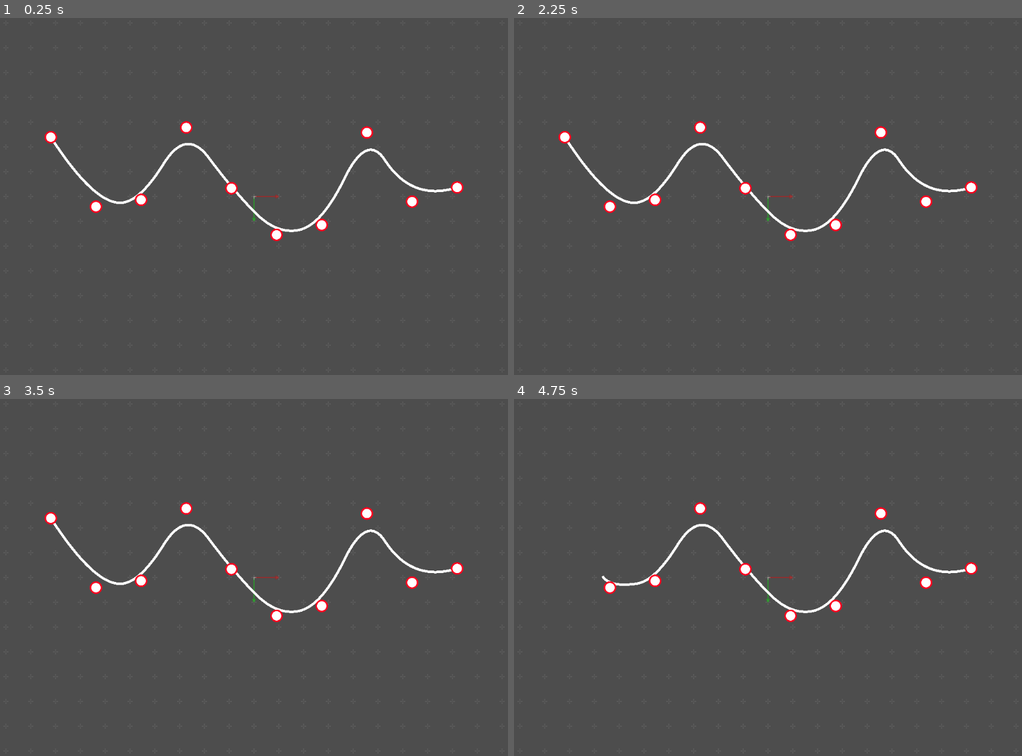
Above: before the commit, frames 1-4 (two rows, left to right).
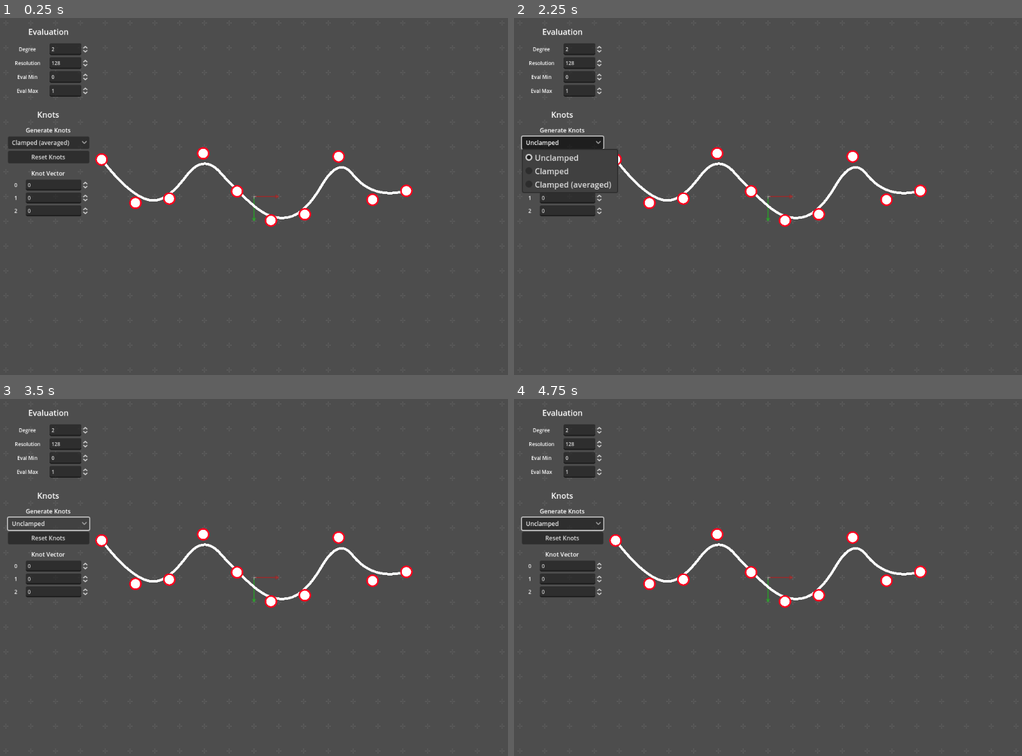
Above: after the commit, the same moments.

Repository: rapfamily4/B-spline-editor
Game: Godot game, scene res://scenes/editor.tscn
Two runs of this game, one before a commit and one after it. Both use one fixed random seed, a clock stepped at 60 frames per second and the inputs below.
Inputs (mouse positions are in pixels of both pictures, inside the frame that each line leads up to):
- Up to frame 1 (0.25 s): no input
- Up to frame 2 (2.25 s): click (564, 142) at 0.5 s, where only the run after the commit has a clickable "Clamped (averaged)"; click (564, 157) at 1.25 s, where only the run after the commit has a clickable "Reset Knots"; click (564, 142) at 2 s, where only the run after the commit has a clickable "Unclamped"
- Up to frame 3 (3.5 s): click (50, 523) at 2.75 s, where only the run after the commit has a clickable "Unclamped"
- Up to frame 4 (4.75 s): click (564, 523) at 3.5 s, where only the run after the commit has a clickable "Unclamped"; tap Enter at 4.25 s; drag from (564, 516) to (610, 588) at 4.27 s

The runs differ from the first frame. In frame 1, 5.7% of the frame differs, in the area x 1-92%, y 3-63%; in frame 2, 5.3%; in frame 3, 5.4%; in frame 4, 5.7%.

Commit message:
Working on UI.

Diff:
--- a/scenes/editor.tscn
+++ b/scenes/editor.tscn
@@ -1,14 +1,22 @@
-[gd_scene load_steps=3 format=3 uid="uid://c54q2t3y8qrgv"]
+[gd_scene load_steps=6 format=3 uid="uid://c54q2t3y8qrgv"]
 
 [ext_resource type="PackedScene" uid="uid://c88kfao0yffie" path="res://scenes/workbench/workbench.tscn" id="1_0hxwl"]
+[ext_resource type="Script" path="res://scenes/editor_controller.gd" id="1_r6upe"]
 [ext_resource type="Script" path="res://scenes/draggable.gd" id="2_ahe6d"]
+[ext_resource type="PackedScene" uid="uid://b76gwna6pijs8" path="res://scenes/ui/ui.tscn" id="3_pkvle"]
+[ext_resource type="PackedScene" uid="uid://bmut4nt2aqqcq" path="res://scenes/spline/spline.tscn" id="4_h3hoy"]
 
 [node name="Editor" type="Node2D"]
+script = ExtResource("1_r6upe")
 
-[node name="Workbench" parent="." instance=ExtResource("1_0hxwl")]
-
-[node name="Camera2D" type="Camera2D" parent="."]
+[node name="Camera" type="Camera2D" parent="."]
 script = ExtResource("2_ahe6d")
 button_to_press = 2
 mouse_must_be_over = false
 invert_mouse_delta = true
+
+[node name="Workbench" parent="." instance=ExtResource("1_0hxwl")]
+
+[node name="Spline" parent="." instance=ExtResource("4_h3hoy")]
+
+[node name="UI" parent="." instance=ExtResource("3_pkvle")]
--- /dev/null
+++ b/scenes/editor_controller.gd
@@ -0,0 +1,56 @@
+extends Node2D
+
+@onready var spline: Spline = $Spline
+@onready var ui: UI = $UI
+@onready var knot_display_scene: PackedScene = preload("res://scenes/ui/knot_display.tscn")
+
+
+func _ready() -> void:
+	ui.degree_display.spin_box.value = spline.spline_degree
+	ui.degree_display.value_edited.connect(_on_degree_display_edited)
+
+	ui.resolution_display.spin_box.value = spline.spline_resolution
+	ui.resolution_display.value_edited.connect(_on_resolution_display_edited)
+
+	ui.eval_min_display.spin_box.value = spline.evaluation_min
+	ui.eval_max_display.spin_box.value = spline.evaluation_max
+	ui.eval_min_display.value_edited.connect(_on_min_display_edited)
+	ui.eval_max_display.value_edited.connect(_on_max_display_edited)
+	spline.evaluation_min_changed.connect(_on_evaluation_min_changed)
+	spline.evaluation_max_changed.connect(_on_evaluation_max_changed)
+
+# Handling signals from Spline.
+func _on_evaluation_min_changed(value: float) -> void:
+	ui.eval_min_display.spin_box.set_value_no_signal(value)
+	_update_eval_range()
+
+func _on_evaluation_max_changed(value: float) -> void:
+	ui.eval_max_display.spin_box.set_value_no_signal(value)
+	_update_eval_range()
+
+# Handling signals from UI.
+func _on_degree_display_edited(value: float) -> void:
+	spline.spline_degree = int(value)
+	spline.generate_knots()
+	spline.update_curve()
+
+func _on_resolution_display_edited(value: float) -> void:
+	spline.spline_resolution = int(value)
+	spline.update_curve()
+
+func _on_min_display_edited(value: float) -> void:
+	spline.evaluation_min = value
+	spline.update_curve()
+	_update_eval_range()
+
+func _on_max_display_edited(value: float) -> void:
+	spline.evaluation_max = value
+	spline.update_curve()
+	_update_eval_range()
+
+# Support functions.
+func _update_eval_range() -> void:
+	ui.eval_min_display.spin_box.min_value = spline.knots[spline.spline_degree]
+	ui.eval_min_display.spin_box.max_value = spline.evaluation_max
+	ui.eval_max_display.spin_box.min_value = spline.evaluation_min
+	ui.eval_max_display.spin_box.max_value = spline.knots[spline.CONTROL_POINTS_COUNT]
--- a/scenes/spline/spline.gd
+++ b/scenes/spline/spline.gd
@@ -1,6 +1,16 @@
 extends Node2D
+class_name Spline
 
-const SPLINE_DEGREE: int = 2 # k
+signal evaluation_min_changed(value: float)
+signal evaluation_max_changed(value: float)
+signal knot_vector_changed(knots: Array[float])
+
+enum KnotsGenerationMode {
+	Unclamped,
+	Clamped,
+	ClampedAveraged,
+}
+
 const CONTROL_POINTS_COUNT: int = 10 # n
 # m = n + k = knots.size - 1
 
@@ -8,11 +18,10 @@
 @onready var control_points_tree: Node2D = $ControlPoints
 @onready var control_point_scene: PackedScene = preload("res://scenes/control_point/control_point.tscn")
 
-var spline_resolution: int = 256:
-	set(value):
-		spline_resolution = value
-		update_curve(value)
+var spline_degree: int = 2 # k
+var spline_resolution: int = 128
 var knots: Array[float] # It must be normalized in the interval [0, 1].
+var knots_generation_mode: KnotsGenerationMode = KnotsGenerationMode.ClampedAveraged
 var evaluation_min: float = -INF # a
 var evaluation_max: float = INF # b
 
@@ -20,12 +29,12 @@
 func _ready():
 	var window_resolution: Vector2 = get_window().size
 	for i: int in range(CONTROL_POINTS_COUNT):
-		var new_x: float = lerpf(-window_resolution.x * 0.4, window_resolution.x * 0.4, float(i) / float(CONTROL_POINTS_COUNT - 1))
-		var new_y: float = randf_range(-window_resolution.y * 0.2, window_resolution.y * 0.2)
+		var new_x: float = lerpf(-window_resolution.x * 0.3, window_resolution.x * 0.3, float(i) / float(CONTROL_POINTS_COUNT - 1))
+		var new_y: float = randf_range(-window_resolution.y * 0.125, window_resolution.y * 0.125)
 		add_control_point(Vector2(new_x, new_y))
 
-	generate_knots(true, true)
-	update_curve(spline_resolution)
+	generate_knots()
+	update_curve()
 
 func _process(_delta):
 	pass
@@ -36,49 +45,54 @@
 	new_point.control_point_moved.connect(update_curve, spline_resolution)
 	control_points_tree.add_child(new_point)
 
-func generate_knots(clamped: bool = false, averaged_internal_knots: bool = false) -> void:
-	for i: int in range(CONTROL_POINTS_COUNT + SPLINE_DEGREE + 1):
-		if clamped:
-			if i in range(SPLINE_DEGREE + 1):
+func generate_knots() -> void:
+	knots.clear()
+	for i: int in range(CONTROL_POINTS_COUNT + spline_degree + 1):
+		if knots_generation_mode != KnotsGenerationMode.Unclamped:
+			if i in range(spline_degree + 1):
 				knots.append(0)
-			elif i in range(CONTROL_POINTS_COUNT, CONTROL_POINTS_COUNT + SPLINE_DEGREE + 1):
+			elif i in range(CONTROL_POINTS_COUNT, CONTROL_POINTS_COUNT + spline_degree + 1):
 				knots.append(1)
-			elif averaged_internal_knots:
+			elif knots_generation_mode == KnotsGenerationMode.ClampedAveraged:
 				# De Boor's parameter averaging; parameters are generated on the fly.
 				var sum: float = 0
-				for j: int in range(i - SPLINE_DEGREE, i):
+				for j: int in range(i - spline_degree, i):
 					sum += float(j) / float(CONTROL_POINTS_COUNT - 1)
-				knots.append(sum / float(SPLINE_DEGREE))
+				knots.append(sum / float(spline_degree))
 			else:
-				knots.append(float(i - SPLINE_DEGREE) / float(CONTROL_POINTS_COUNT - SPLINE_DEGREE))
+				knots.append(float(i - spline_degree) / float(CONTROL_POINTS_COUNT - spline_degree))
 		else:
-			knots.append(float(i) / float(CONTROL_POINTS_COUNT + SPLINE_DEGREE))
+			knots.append(float(i) / float(CONTROL_POINTS_COUNT + spline_degree))
 		print("Generated knot #" + str(i) + ":\t\t" + str(knots[i]))
 
-	evaluation_min = knots[SPLINE_DEGREE]
-	evaluation_max = knots[CONTROL_POINTS_COUNT]
+	if evaluation_min < knots[spline_degree]:
+		evaluation_min = knots[spline_degree]
+		evaluation_min_changed.emit(evaluation_min)
+	if evaluation_max > knots[CONTROL_POINTS_COUNT]:
+		evaluation_max = knots[CONTROL_POINTS_COUNT]
+		evaluation_max_changed.emit(evaluation_max)
 	print("Set evaluation range:\t[" + str(evaluation_min) + ", " + str(evaluation_max) + "]")
 
-func update_curve(resolution: int = 256) -> void:
+func update_curve() -> void:
 	line_renderer.clear_points()
-	for i: int in range(resolution):
-		var evaluation_point: float = lerpf(evaluation_min, evaluation_max, float(i) / float(resolution - 1))
+	for i: int in range(spline_resolution):
+		var evaluation_point: float = lerpf(evaluation_min, evaluation_max, float(i) / float(spline_resolution - 1))
 		line_renderer.add_point(evaluate_curve(evaluation_point))
 
 func evaluate_curve(evaluation_point: float) -> Vector2:
 	assert(evaluation_min <= evaluation_point and evaluation_point <= evaluation_max)
-	for j: int in range(SPLINE_DEGREE, CONTROL_POINTS_COUNT):
+	for j: int in range(spline_degree, CONTROL_POINTS_COUNT):
 		if knots[j] <= evaluation_point and evaluation_point < knots[j + 1]:
-			return de_boor_cox(j, SPLINE_DEGREE, evaluation_point)
+			return de_boor_cox(j, spline_degree, evaluation_point)
 	return control_points_tree.get_child(CONTROL_POINTS_COUNT - 1).position
 
 func aux(control_point: int, degree: int, evaluation_point: float) -> float:
 	return ((evaluation_point - knots[control_point])
-			/ (knots[control_point + SPLINE_DEGREE + 1 - degree] - knots[control_point]))
+			/ (knots[control_point + spline_degree + 1 - degree] - knots[control_point]))
 
 func de_boor_cox(control_point: int, degree: int, evaluation_point: float) -> Vector2:
 	assert(0 <= control_point and control_point < CONTROL_POINTS_COUNT)
-	assert(0 <= degree and degree <= SPLINE_DEGREE)
+	assert(0 <= degree and degree <= spline_degree)
 	if degree == 0:
 		return control_points_tree.get_child(control_point).position
 	var aux_val: float = aux(control_point, degree, evaluation_point)
--- /dev/null
+++ b/scenes/ui/knot_display.gd
@@ -0,0 +1,14 @@
+extends NumberDisplay
+class_name KnotDisplay
+
+signal knot_edited(index: int, value: float)
+
+var _knot_index: int = -1
+
+
+func set_knot_index(index: int) -> void:
+	_knot_index = index
+
+func _on_value_changed(value: float) -> void:
+	super._on_value_changed(value)
+	knot_edited.emit(_knot_index, value)
--- /dev/null
+++ b/scenes/ui/knot_display.tscn
@@ -0,0 +1,13 @@
+[gd_scene load_steps=3 format=3 uid="uid://bsk4guawix38j"]
+
+[ext_resource type="PackedScene" uid="uid://bcmfe1ygw6dxc" path="res://scenes/ui/number_display.tscn" id="1_0tjbt"]
+[ext_resource type="Script" path="res://scenes/ui/knot_display.gd" id="1_kyyrb"]
+
+[node name="KnotDisplay" instance=ExtResource("1_0tjbt")]
+script = ExtResource("1_kyyrb")
+
+[node name="Label" parent="." index="0"]
+custom_minimum_size = Vector2(32, 20)
+
+[node name="SpinBox" parent="." index="1"]
+custom_minimum_size = Vector2(128, 20)
--- /dev/null
+++ b/scenes/ui/number_display.gd
@@ -0,0 +1,25 @@
+extends HBoxContainer
+class_name NumberDisplay
+
+signal value_edited(value: float)
+
+@export var startup_label_text: String = ""
+@export var round_to_integers: bool = false
+@export var startup_min: float = 0
+@export var startup_max: float = 100
+
+@onready var label: Label = $Label
+@onready var spin_box: SpinBox = $SpinBox
+
+
+func _ready() -> void:
+	label.text = startup_label_text
+	spin_box.value_changed.connect(_on_value_changed)
+	if round_to_integers:
+		spin_box.step = 1
+		spin_box.rounded = true
+	spin_box.min_value = startup_min
+	spin_box.max_value = startup_max
+
+func _on_value_changed(value: float) -> void:
+	value_edited.emit(value)
--- /dev/null
+++ b/scenes/ui/number_display.tscn
@@ -0,0 +1,43 @@
+[gd_scene load_steps=4 format=3 uid="uid://bcmfe1ygw6dxc"]
+
+[ext_resource type="Script" path="res://scenes/ui/number_display.gd" id="1_n10fe"]
+
+[sub_resource type="LabelSettings" id="LabelSettings_wa4tj"]
+font_size = 10
+
+[sub_resource type="Theme" id="Theme_2r00b"]
+LineEdit/font_sizes/font_size = 10
+
+[node name="NumberDisplay" type="HBoxContainer"]
+custom_minimum_size = Vector2(160, 20)
+anchors_preset = 8
+anchor_left = 0.5
+anchor_top = 0.5
+anchor_right = 0.5
+anchor_bottom = 0.5
+offset_left = -83.5
+offset_top = -17.5
+offset_right = 83.5
+offset_bottom = 6.5
+grow_horizontal = 2
+grow_vertical = 2
+size_flags_horizontal = 4
+size_flags_vertical = 4
+script = ExtResource("1_n10fe")
+
+[node name="Label" type="Label" parent="."]
+custom_minimum_size = Vector2(80, 24)
+layout_mode = 2
+size_flags_horizontal = 4
+text = "---"
+label_settings = SubResource("LabelSettings_wa4tj")
+horizontal_alignment = 1
+vertical_alignment = 1
+clip_text = true
+
+[node name="SpinBox" type="SpinBox" parent="."]
+custom_minimum_size = Vector2(80, 20)
+layout_mode = 2
+size_flags_horizontal = 4
+theme = SubResource("Theme_2r00b")
+step = 0.001
--- /dev/null
+++ b/scenes/ui/ui.gd
@@ -0,0 +1,10 @@
+extends CanvasLayer
+class_name UI
+
+@onready var degree_display: NumberDisplay = $SideOptions/DegreeDisplay
+@onready var resolution_display: NumberDisplay = $SideOptions/ResolutionDisplay
+@onready var eval_min_display: NumberDisplay = $SideOptions/EvalMinDisplay
+@onready var eval_max_display: NumberDisplay = $SideOptions/EvalMaxDisplay
+@onready var knot_vector: Control = $SideOptions/KnotVectorScroll/KnotVector
+@onready var knot_gen_dropdown: OptionButton = $SideOptions/KnotGenDropdown
+@onready var knot_gen_button: Button = $SideOptions/KnotGenButton
--- /dev/null
+++ b/scenes/ui/ui.tscn
@@ -0,0 +1,141 @@
+[gd_scene load_steps=9 format=3 uid="uid://b76gwna6pijs8"]
+
+[ext_resource type="PackedScene" uid="uid://bcmfe1ygw6dxc" path="res://scenes/ui/number_display.tscn" id="1_3pqlj"]
+[ext_resource type="PackedScene" uid="uid://bsk4guawix38j" path="res://scenes/ui/knot_display.tscn" id="1_r1o5p"]
+[ext_resource type="Script" path="res://scenes/ui/ui.gd" id="1_uhfw4"]
+
+[sub_resource type="LabelSettings" id="LabelSettings_ftg48"]
+
+[sub_resource type="LabelSettings" id="LabelSettings_rj8bn"]
+
+[sub_resource type="LabelSettings" id="LabelSettings_2aiiu"]
+font_size = 12
+
+[sub_resource type="Theme" id="Theme_vbm80"]
+OptionButton/font_sizes/font_size = 12
+
+[sub_resource type="Theme" id="Theme_5kwc2"]
+Button/font_sizes/font_size = 12
+
+[node name="UI" type="CanvasLayer"]
+script = ExtResource("1_uhfw4")
+
+[node name="SideOptions" type="VBoxContainer" parent="."]
+anchors_preset = -1
+anchor_bottom = 1.0
+offset_left = 16.0
+offset_top = 16.0
+offset_right = 164.0
+offset_bottom = -16.0
+grow_vertical = 2
+size_flags_horizontal = 0
+
+[node name="EvaluationLabel" type="Label" parent="SideOptions"]
+layout_mode = 2
+text = "Evaluation"
+label_settings = SubResource("LabelSettings_ftg48")
+horizontal_alignment = 1
+vertical_alignment = 1
+
+[node name="Separator0" type="HSeparator" parent="SideOptions"]
+modulate = Color(1, 1, 1, 0)
+custom_minimum_size = Vector2(0, 4)
+layout_mode = 2
+
+[node name="DegreeDisplay" parent="SideOptions" instance=ExtResource("1_3pqlj")]
+layout_mode = 2
+startup_label_text = "Degree"
+round_to_integers = true
+startup_min = 1.0
+startup_max = 9.0
+
+[node name="ResolutionDisplay" parent="SideOptions" instance=ExtResource("1_3pqlj")]
+layout_mode = 2
+startup_label_text = "Resolution"
+round_to_integers = true
+startup_min = 2.0
+startup_max = 1024.0
+
+[node name="EvalMinDisplay" parent="SideOptions" instance=ExtResource("1_3pqlj")]
+layout_mode = 2
+startup_label_text = "Eval Min"
+
+[node name="EvalMaxDisplay" parent="SideOptions" instance=ExtResource("1_3pqlj")]
+layout_mode = 2
+startup_label_text = "Eval Max"
+
+[node name="Separator2" type="HSeparator" parent="SideOptions"]
+modulate = Color(1, 1, 1, 0)
+custom_minimum_size = Vector2(0, 16)
+layout_mode = 2
+
+[node name="KnotsLabel" type="Label" parent="SideOptions"]
+layout_mode = 2
+text = "Knots
+"
+label_settings = SubResource("LabelSettings_rj8bn")
+horizontal_alignment = 1
+vertical_alignment = 1
+
+[node name="Separator3" type="HSeparator" parent="SideOptions"]
+modulate = Color(1, 1, 1, 0)
+custom_minimum_size = Vector2(0, 4)
+layout_mode = 2
+
+[node name="KnotGenLabel" type="Label" parent="SideOptions"]
+layout_mode = 2
+text = "Generate Knots"
+label_settings = SubResource("LabelSettings_2aiiu")
+horizontal_alignment = 1
+vertical_alignment = 1
+
+[node name="KnotGenDropdown" type="OptionButton" parent="SideOptions"]
+layout_mode = 2
+theme = SubResource("Theme_vbm80")
+item_count = 3
+selected = 2
+popup/item_0/text = "Unclamped"
+popup/item_0/id = 0
+popup/item_1/text = "Clamped"
+popup/item_1/id = 1
+popup/item_2/text = "Clamped (averaged)"
+popup/item_2/id = 2
+
+[node name="KnotGenButton" type="Button" parent="SideOptions"]
+layout_mode = 2
+theme = SubResource("Theme_5kwc2")
+text = "Reset Knots"
+
+[node name="Separator4" type="HSeparator" parent="SideOptions"]
+modulate = Color(1, 1, 1, 0)
+custom_minimum_size = Vector2(0, 4)
+layout_mode = 2
+
+[node name="KnotVectorLabel" type="Label" parent="SideOptions"]
+layout_mode = 2
+text = "Knot Vector
+"
+label_settings = SubResource("LabelSettings_2aiiu")
+horizontal_alignment = 1
+vertical_alignment = 1
+
+[node name="KnotVectorScroll" type="ScrollContainer" parent="SideOptions"]
+custom_minimum_size = Vector2(0, 128)
+layout_mode = 2
+size_flags_vertical = 3
+
+[node name="KnotVector" type="VBoxContainer" parent="SideOptions/KnotVectorScroll"]
+layout_mode = 2
+size_flags_vertical = 4
+
+[node name="KnotDisplay" parent="SideOptions/KnotVectorScroll/KnotVector" instance=ExtResource("1_r1o5p")]
+layout_mode = 2
+startup_label_text = "0"
+
+[node name="KnotDisplay2" parent="SideOptions/KnotVectorScroll/KnotVector" instance=ExtResource("1_r1o5p")]
+layout_mode = 2
+startup_label_text = "1"
+
+[node name="KnotDisplay3" parent="SideOptions/KnotVectorScroll/KnotVector" instance=ExtResource("1_r1o5p")]
+layout_mode = 2
+startup_label_text = "2"
--- a/scenes/workbench/workbench.tscn
+++ b/scenes/workbench/workbench.tscn
@@ -1,12 +1,9 @@
-[gd_scene load_steps=4 format=3 uid="uid://c88kfao0yffie"]
+[gd_scene load_steps=3 format=3 uid="uid://c88kfao0yffie"]
 
-[ext_resource type="PackedScene" uid="uid://bmut4nt2aqqcq" path="res://scenes/spline/spline.tscn" id="1_qok6h"]
 [ext_resource type="Texture2D" uid="uid://d2ppp4fiuw6kp" path="res://scenes/workbench/origin.png" id="2_10mki"]
 [ext_resource type="Texture2D" uid="uid://dxngl5g0k70x" path="res://scenes/workbench/grid.png" id="3_s1a42"]
 
 [node name="Workbench" type="Node2D"]
-
-[node name="Spline" parent="." instance=ExtResource("1_qok6h")]
 
 [node name="Origin" type="Sprite2D" parent="."]
 modulate = Color(1, 1, 1, 0.392157)
